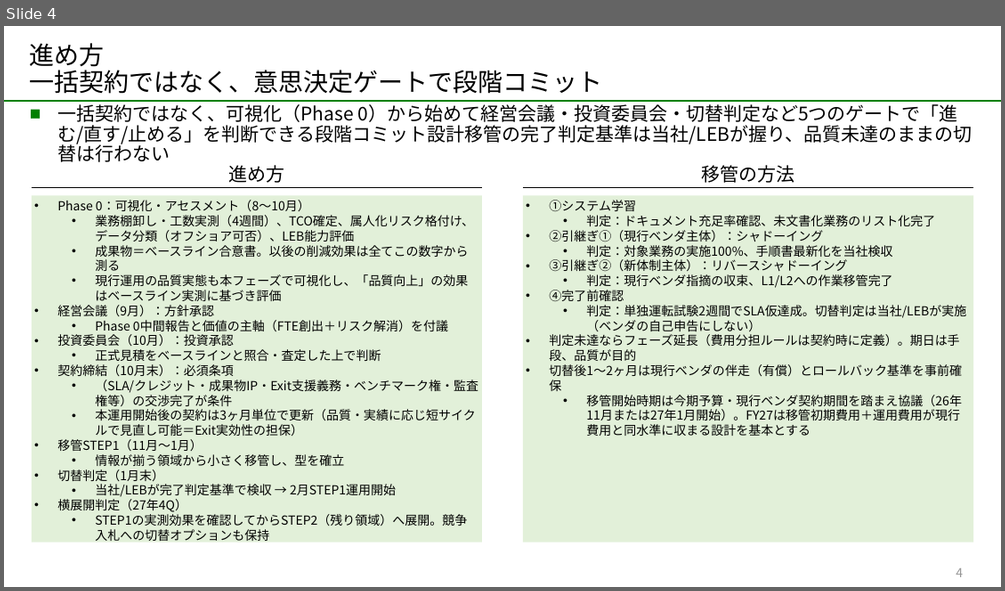
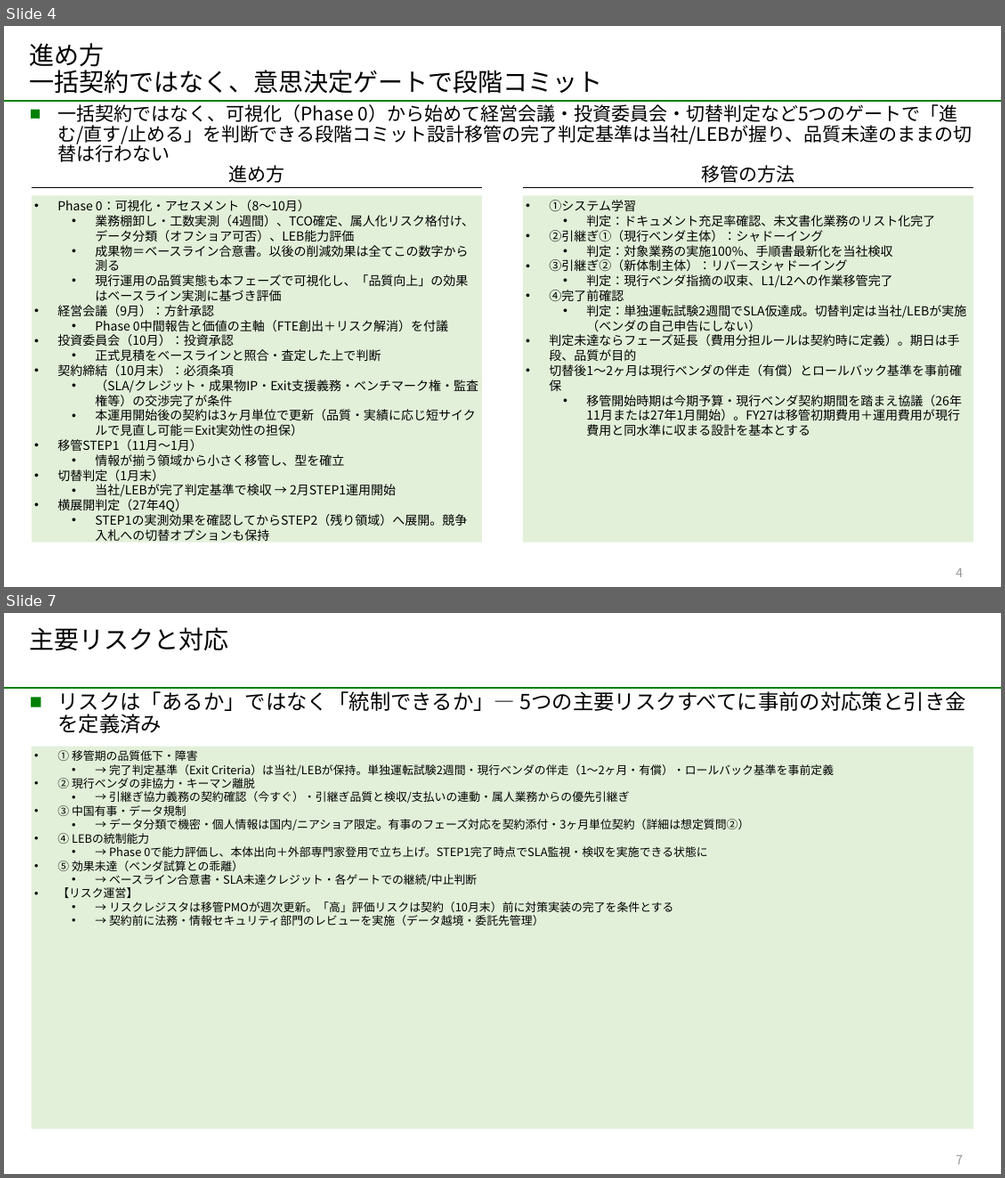
Before and after one commit to tk-tus2-cloud/free_creative, a slide deck: docs/BPO検討_経営上程版.pptx. Shown one above the other, each under a label of ours: slide 4 before the commit, slides 4 and 7 after it; the slides between them are not shown. The pictures are 1005x591 and 1005x1178 pixels, drawn with LibreOffice and Linux fonts; fonts in the diff are those of the drawing; background and template pictures are left out. Boxes give left, top, right and bottom in pixels: in the first picture for what was removed or moved away, otherwise in the second. Text is boxed around its words. In the diff, an @@ line names an element or a change of style, - is before the commit and + after.

```diff
--- a/docs/BPO検討_経営上程版.pptx
+++ b/docs/BPO検討_経営上程版.pptx
@@ slide 7 added at (x1=4, y1=613, x2=1001, y2=1174), background #FFFFFF; not listed: 2 template elements that a slide beside it also shows @@
@@ title added at (x1=30, y1=627, x2=229, y2=651), 24 pt, text #000000 @@
+主要リスクと対応
@@ text added at (x1=57, y1=688, x2=515, y2=714), 20 pt, text #000000 @@
+■ リスクは「あるか」ではなく「統制できるか」— 5つの主要リスクすべてに事前の対応策と引き金を定義済み
@@ rectangle added at (x1=32, y1=747, x2=974, y2=1129), fill #E2F0D9, 11 pt, text #000000 @@
+• ① 移管期の品質低下・障害
+  • → 完了判定基準（Exit Criteria）は当社/LEBが保持。単独運転試験2週間・現行ベンダの伴走（1〜2ヶ月・有償）・ロールバック基準を事前定義
+• ② 現行ベンダの非協力・キーマン離脱
+  • → 引継ぎ協力義務の契約確認（今すぐ）・引継ぎ品質と検収/支払いの連動・属人業務からの優先引継ぎ
+• ③ 中国有事・データ規制
+  • → データ分類で機密・個人情報は国内/ニアショア限定。有事のフェーズ対応を契約添付・3ヶ月単位契約（詳細は想定質問②）
+• ④ LEBの統制能力
+  • → Phase 0で能力評価し、本体出向＋外部専門家登用で立ち上げ。STEP1完了時点でSLA監視・検収を実施できる状態に
+• ⑤ 効果未達（ベンダ試算との乖離）
+  • → ベースライン合意書・SLA未達クレジット・各ゲートでの継続/中止判断
+• 【リスク運営】
+  • → リスクレジスタは移管PMOが週次更新。「高」評価リスクは契約（10月末）前に対策実装の完了を条件とする
+  • → 契約前に法務・情報セキュリティ部門のレビューを実施（データ越境・委託先管理）
```
Also in this commit, not shown: 3 slides changed, 2 other slides added.
